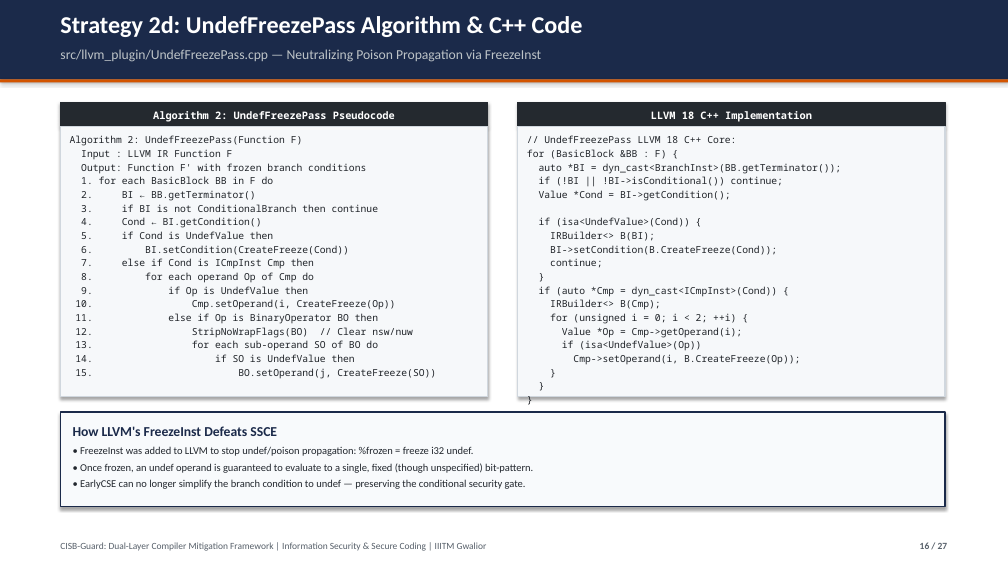
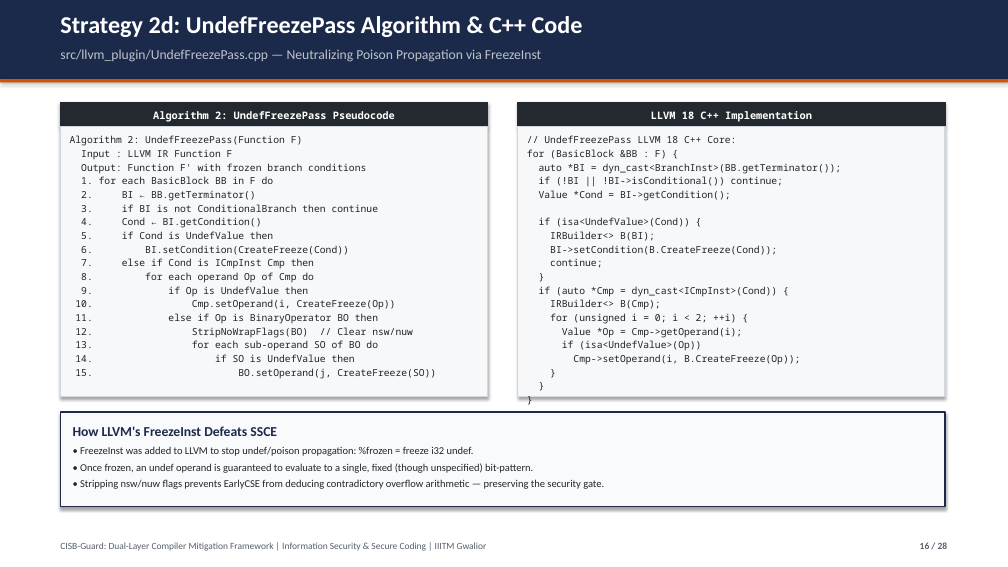
Before and after one commit to Rohinth-S/CISB-compiler-induced-security-bugs, a slide deck: slide 16 of CISB-Guard-Presentation.pptx. Drawn at 1008x567 pixels with LibreOffice and Linux fonts; fonts in the diff are those of the drawing. Boxes give left, top, right and bottom in pixels: in the first picture for what was removed or moved away, otherwise in the second. Text is boxed around its words. In the diff, an @@ line names an element or a change of style, - is before the commit and + after.

```diff
--- a/CISB-Guard-Presentation.pptx
+++ b/CISB-Guard-Presentation.pptx
@@ text at (80, 479, 604, 489): text changed @@
-• EarlyCSE can no longer simplify the branch condition to undef — preserving the conditional security gate.
+• Stripping nsw/nuw flags prevents EarlyCSE from deducing contradictory overflow arithmetic — preserving the security gate.
```
Also in this commit, not shown: 26 other slides changed, 1 slide added.
